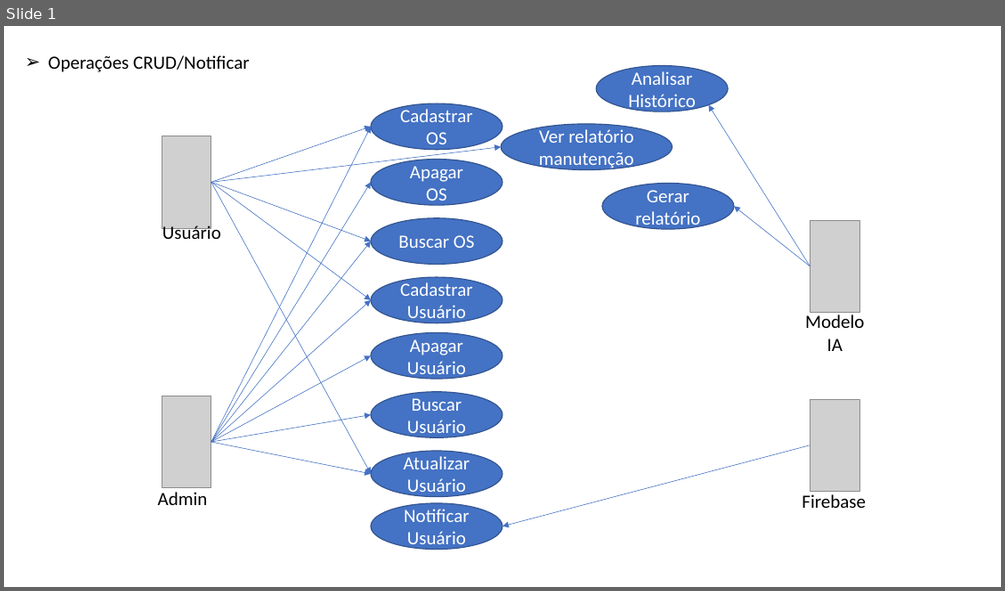
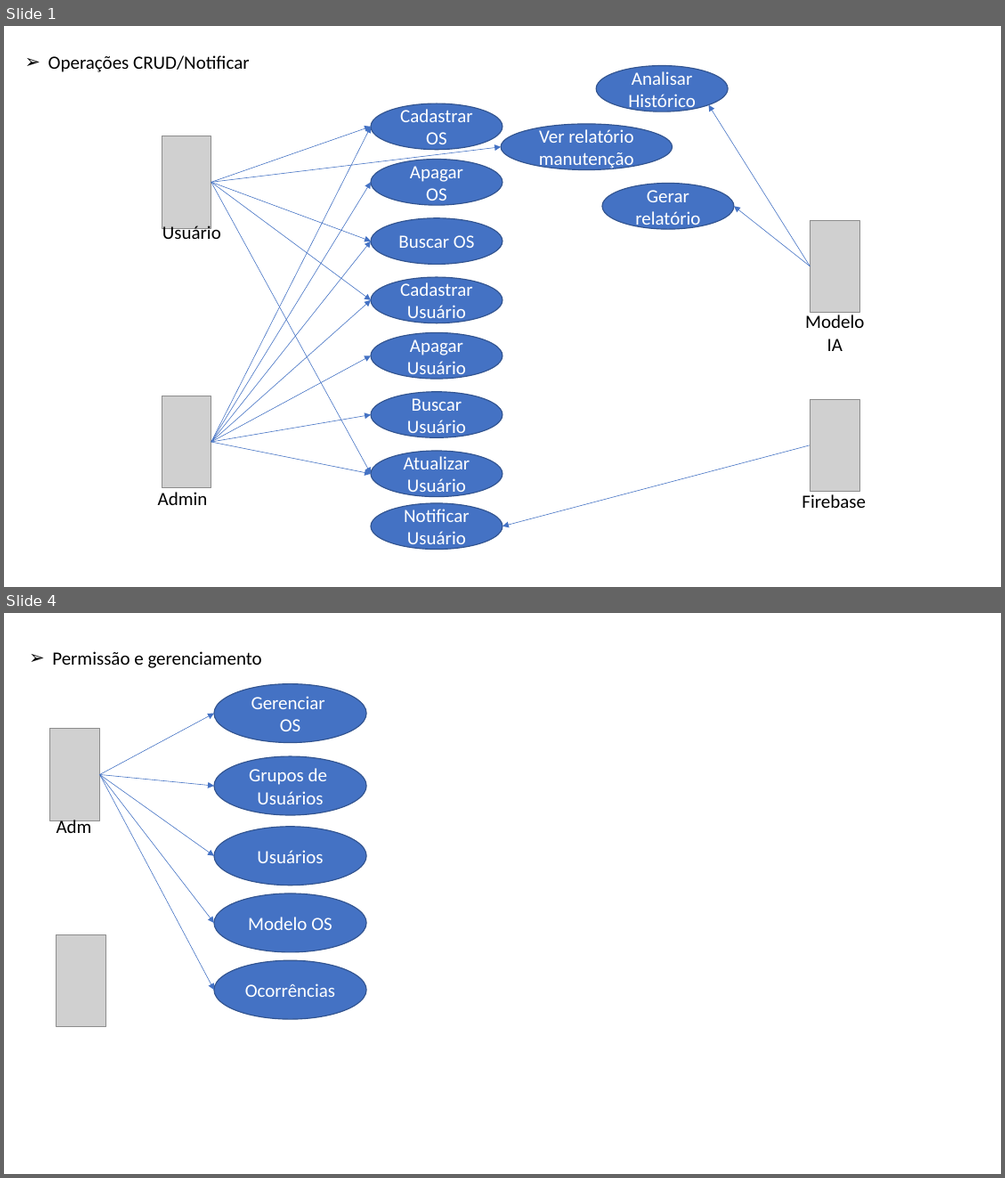
Before and after one commit to liorspencer/RepairIQ, a slide deck: docs/DiagramaCasoDeUso.pptx. Shown one above the other, each under a label of ours: slide 1 before the commit, slides 1 and 4 after it; the slides between them are not shown. The pictures are 1005x591 and 1005x1178 pixels, drawn with LibreOffice and Linux fonts; fonts in the diff are those of the drawing; grey boxes stand for pictures. Boxes give left, top, right and bottom in pixels: in the first picture for what was removed or moved away, otherwise in the second. Text is boxed around its words. In the diff, an @@ line names an element or a change of style, - is before the commit and + after.

```diff
--- a/docs/DiagramaCasoDeUso.pptx
+++ b/docs/DiagramaCasoDeUso.pptx
@@ slide 4 added at [4, 613, 1001, 1174], background #FFFFFF @@
@@ text added at [52, 651, 262, 668], 18 pt, text #000000 @@
+➢ Permissão e gerenciamento
@@ ellipse added at [214, 684, 367, 743], fill #4472C4, outline #325491 1 pt, 18 pt, text #FFFFFF @@
+Gerenciar
+OS
@@ arrow added from (100, 774) to (214, 714), #4472C4 0.5 pt @@
@@ picture added at [50, 729, 100, 821] @@
@@ ellipse added at [214, 756, 367, 816], fill #4472C4, outline #325491 1 pt, 18 pt, text #FFFFFF @@
+Grupos de
+Usuários
@@ arrow added from (100, 774) to (214, 786), #4472C4 0.5 pt @@
@@ arrow added from (100, 774) to (214, 856), #4472C4 0.5 pt @@
@@ arrow added from (100, 774) to (214, 989), #4472C4 0.5 pt @@
@@ arrow added from (100, 774) to (214, 923), #4472C4 0.5 pt @@
@@ text added at [57, 818, 92, 833], 18 pt, text #000000 @@
+Adm
@@ ellipse added at [214, 826, 367, 885], fill #4472C4, outline #325491 1 pt, 18 pt, text #FFFFFF @@
+Usuários
@@ ellipse added at [214, 893, 367, 952], fill #4472C4, outline #325491 1 pt, 18 pt, text #FFFFFF @@
+Modelo OS
@@ picture added at [56, 934, 105, 1027] @@
@@ ellipse added at [214, 961, 367, 1020], fill #4472C4, outline #325491 1 pt, 18 pt, text #FFFFFF @@
+Ocorrências
```
Also in this commit, not shown: 1 slide changed, 1 other slide added.
